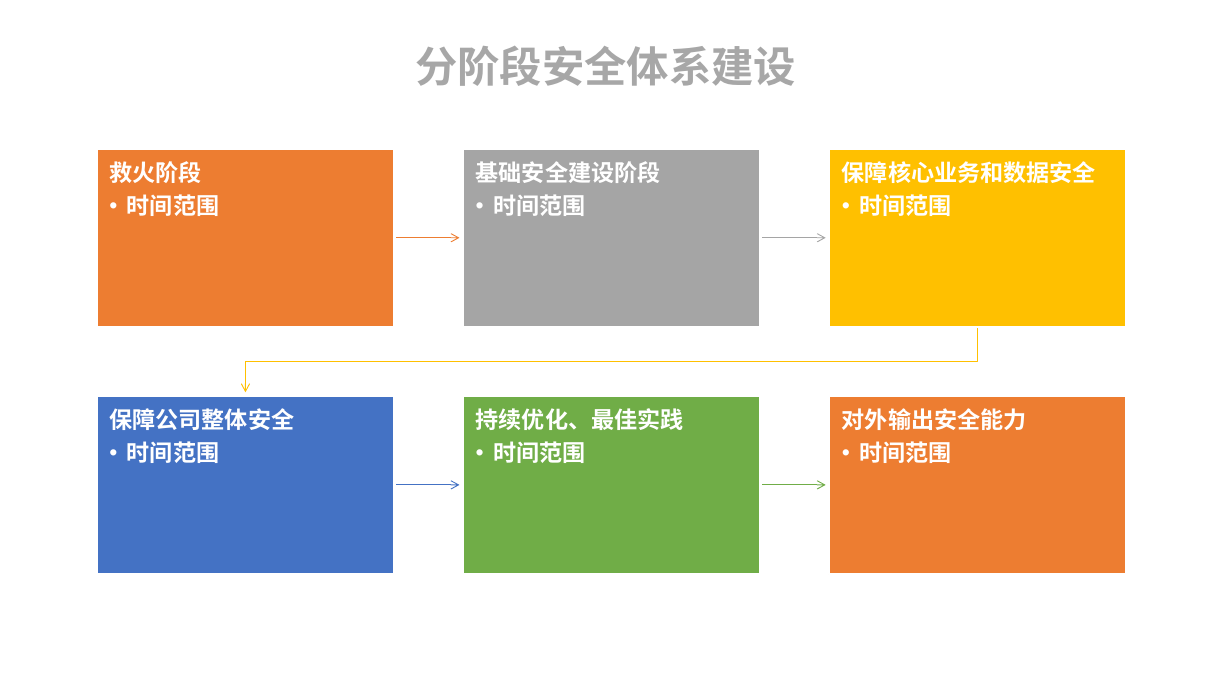
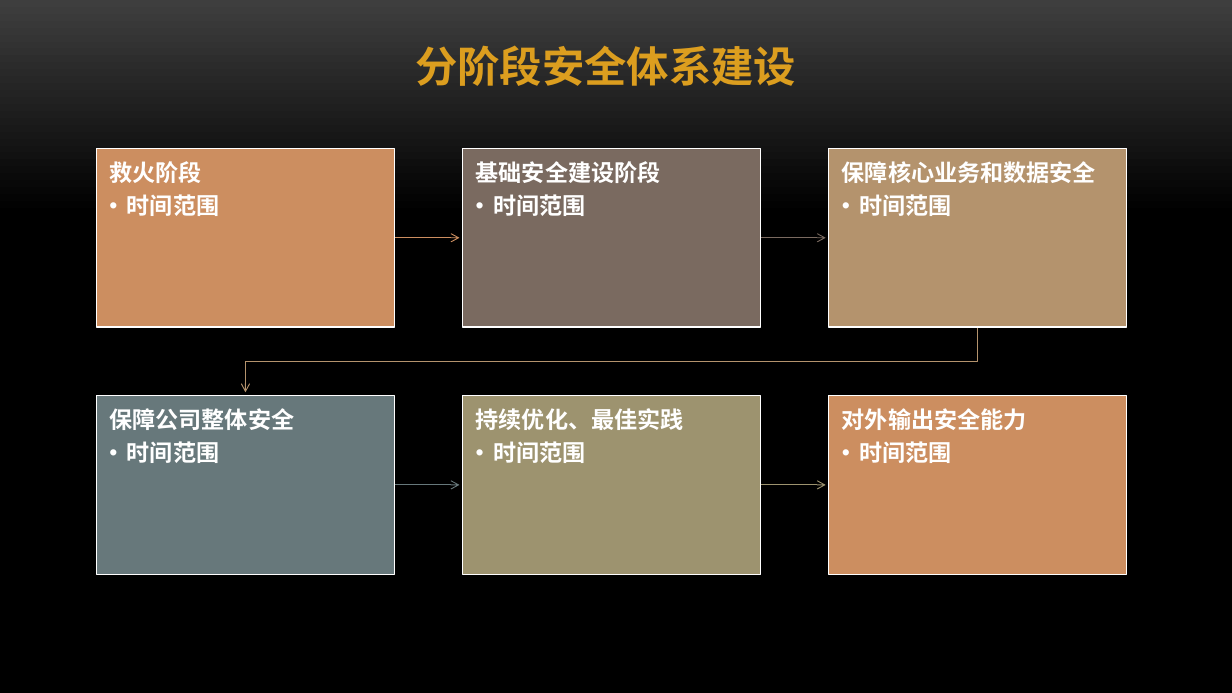
Before and after one commit to ym2011/SecurityMind, a slide deck: slide 28 of 互联网企业安全建设整体规划.pptx. Drawn at 1232x693 pixels with LibreOffice and Linux fonts; fonts in the diff are those of the drawing; background and template pictures are left out. Boxes give left, top, right and bottom in pixels: in the first picture for what was removed or moved away, otherwise in the second. Text is boxed around its words. In the diff, an @@ line names an element or a change of style, - is before the commit and + after.

Commit message:
信息安全管理
信息安全管理

```diff
--- a/互联网企业安全建设整体规划.pptx
+++ b/互联网企业安全建设整体规划.pptx
@@ background #FFFFFF to picture (left out) @@
@@ text "分阶段安全体系建设" at [415,45,796,86]: text colour #A7A7A7 to #DC9E1F @@
@@ rectangle at [97,149,395,327]: fill #ED7D31 to #CC8E60; outline #FFFFFF 2 pt to #FFFFFF 0.85 pt @@
@@ rectangle at [463,149,761,327]: fill #A5A5A5 to #7A6A60; outline #FFFFFF 2 pt to #FFFFFF 0.85 pt @@
@@ rectangle at [829,149,1127,327]: fill #FFC000 to #B4936D; outline #FFFFFF 2 pt to #FFFFFF 0.85 pt @@
@@ freeform shape at [395,233,460,242]: outline #ED7D31 0.75 pt to #CC8E60 0.75 pt @@
@@ freeform shape at [761,233,826,242]: outline #A5A5A5 0.75 pt to #7A6A60 0.75 pt @@
@@ freeform shape at [246,327,979,393]: outline #FFC000 0.75 pt to #B4936D 0.75 pt @@
@@ rectangle at [97,396,395,574]: fill #4472C4 to #67787B; outline #FFFFFF 2 pt to #FFFFFF 0.85 pt @@
@@ rectangle at [463,396,761,574]: fill #70AD47 to #9D936F; outline #FFFFFF 2 pt to #FFFFFF 0.85 pt @@
@@ rectangle at [829,396,1127,574]: fill #ED7D31 to #CC8E60; outline #FFFFFF 2 pt to #FFFFFF 0.85 pt @@
@@ freeform shape at [395,481,460,490]: outline #4472C4 0.75 pt to #67787B 0.75 pt @@
@@ freeform shape at [761,481,826,490]: outline #70AD47 0.75 pt to #9D936F 0.75 pt @@
```
Also in this commit, not shown: 27 other slides changed, 2 other files.
